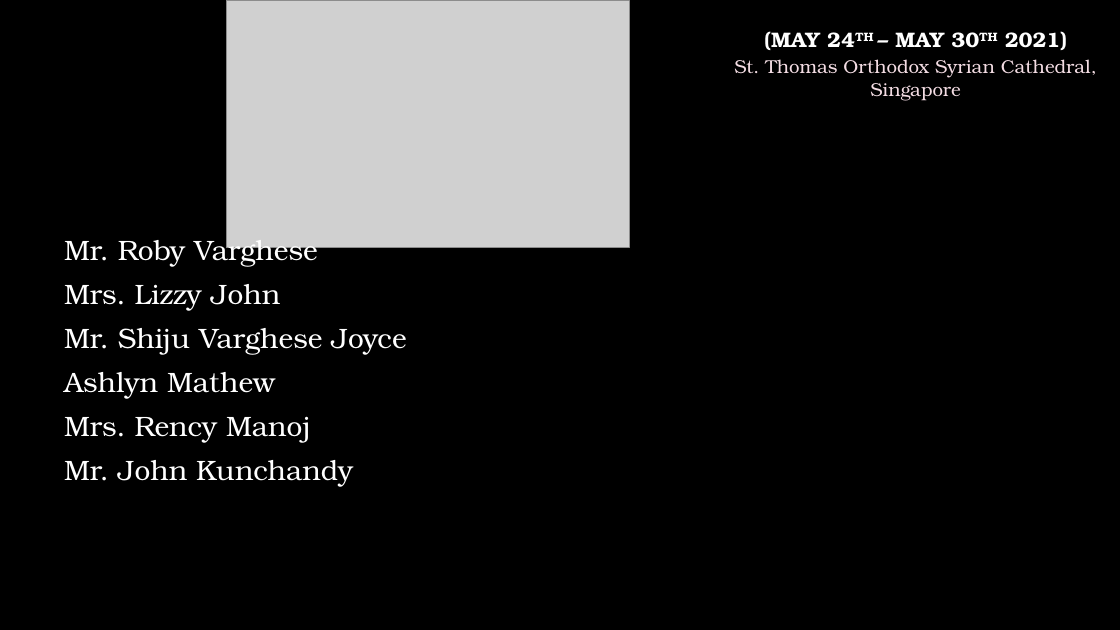
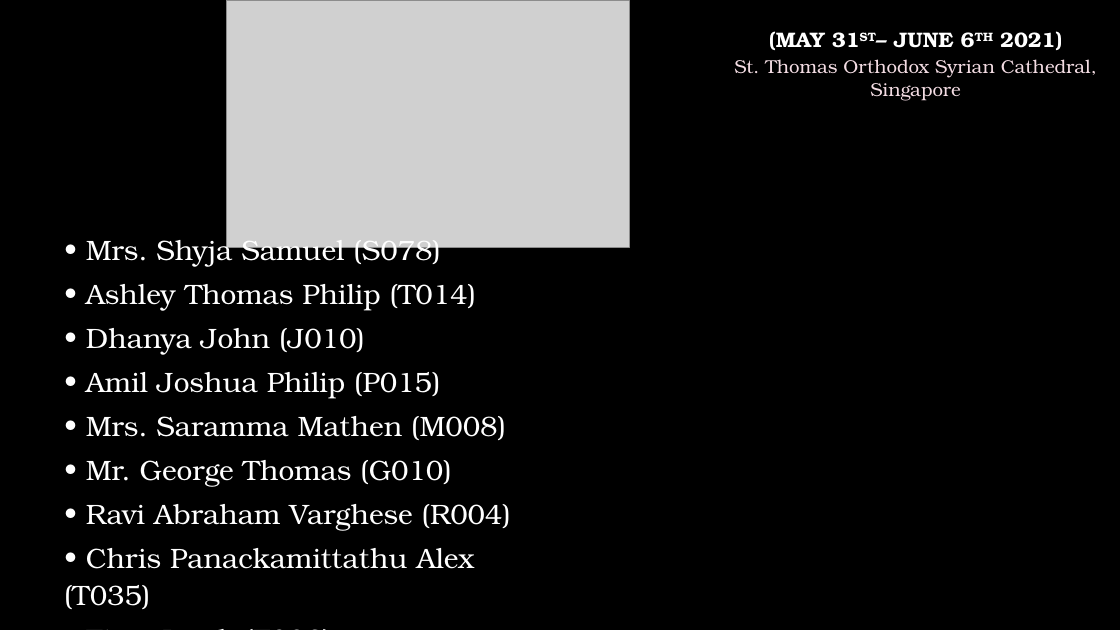
Before and after one commit to stoscsg/openlp-data, a slide deck: slide 2 of stosc_services/PPT/Birthday & Anniversaries.pptx. Drawn at 1120x630 pixels with LibreOffice and Linux fonts; fonts in the diff are those of the drawing; grey boxes stand for pictures; background and template pictures are left out. Boxes give left, top, right and bottom in pixels: in the first picture for what was removed or moved away, otherwise in the second. Text is boxed around its words. In the diff, an @@ line names an element or a change of style, - is before the commit and + after.

```diff
--- a/stosc_services/PPT/Birthday & Anniversaries.pptx
+++ b/stosc_services/PPT/Birthday & Anniversaries.pptx
@@ text at <box>769,31,1062,50</box>: text changed @@
-(MAY 24TH – MAY 30TH 2021)
+(MAY 31ST– JUNE 6TH 2021)
@@ text at <box>64,234,511,609</box>: text changed @@
-Mr. Roby Varghese
-Mrs. Lizzy John
-Mr. Shiju Varghese Joyce
-Ashlyn Mathew
-Mrs. Rency Manoj
-Mr. John Kunchandy
+• Mrs. Shyja Samuel (S078)
+• Ashley Thomas Philip (T014)
+• Dhanya John (J010)
+• Amil Joshua Philip (P015)
+• Mrs. Saramma Mathen (M008)
+• Mr. George Thomas (G010)
+• Ravi Abraham Varghese (R004)
+• Chris Panackamittathu Alex (T035)
+• Tina Jacob (T006)
```
Also in this commit, not shown: 2 other slides changed.
